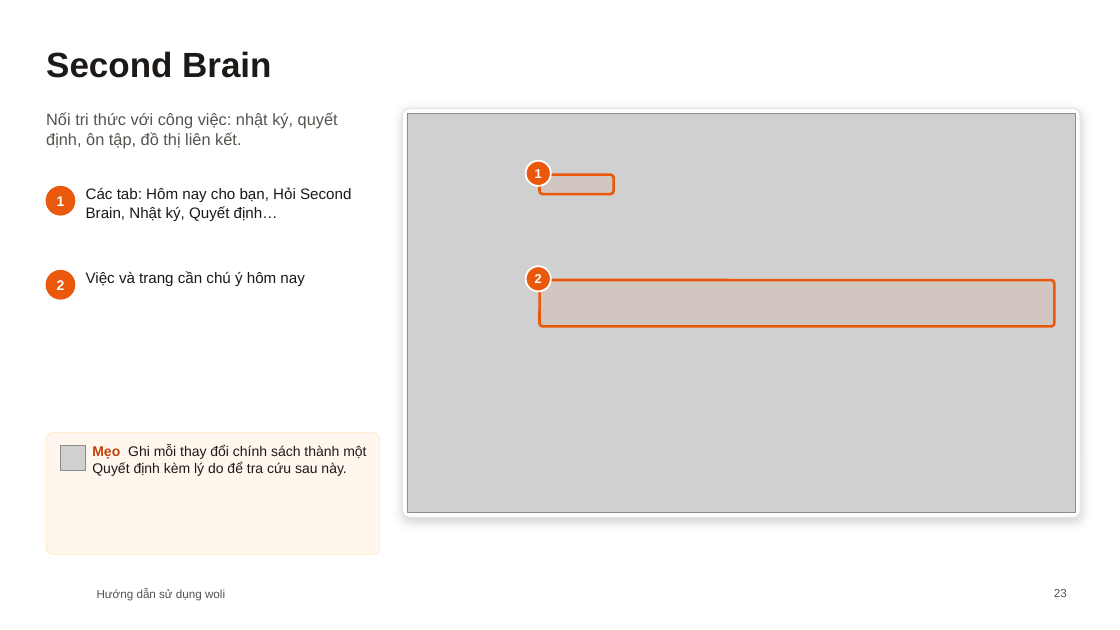
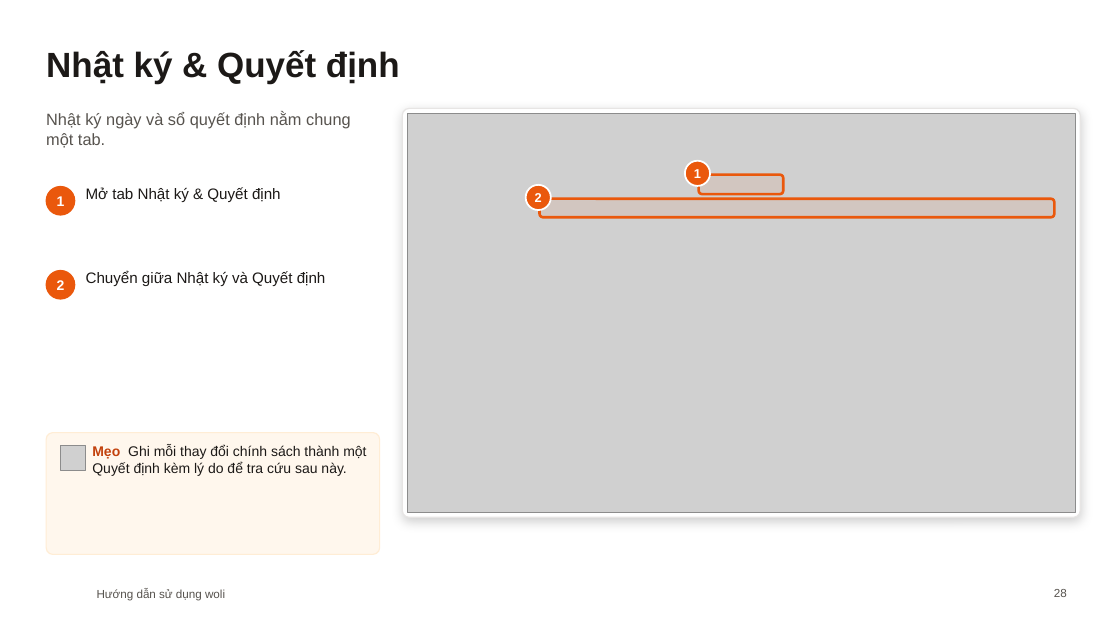
Before and after one commit to diuthihieu/hr-task-managent-CL, a slide deck: slide 28 of docs/woli-Huong-dan-su-dung.pptx (slide 23 before the commit). Drawn at 1120x630 pixels with LibreOffice and Linux fonts; fonts in the diff are those of the drawing; grey boxes stand for pictures; background and template pictures are left out. Boxes give left, top, right and bottom in pixels: in the first picture for what was removed or moved away, otherwise in the second. Text is boxed around its words. In the diff, an @@ line names an element or a change of style, - is before the commit and + after.

```diff
--- a/docs/woli-Huong-dan-su-dung.pptx
+++ b/docs/woli-Huong-dan-su-dung.pptx
@@ title at box(46, 50, 400, 84): text changed @@
-Second Brain
+Nhật ký & Quyết định
@@ text at box(46, 112, 351, 148): text changed @@
-Nối tri thức với công việc: nhật ký, quyết định, ôn tập, đồ thị liên kết.
+Nhật ký ngày và sổ quyết định nằm chung một tab.
@@ text "1": place and size @@
-text "1" at box(535, 169, 542, 178)
+text "1" at box(694, 169, 701, 178)
@@ ellipse: place and size @@
-ellipse at box(526, 160, 551, 186)
+ellipse at box(685, 160, 710, 186)
@@ rounded rectangle: place and size @@
-rounded rectangle at box(539, 175, 613, 194)
+rounded rectangle at box(699, 175, 784, 194)
@@ text at box(86, 187, 281, 202): text changed @@
-Các tab: Hôm nay cho bạn, Hỏi Second Brain, Nhật ký, Quyết định…
+Mở tab Nhật ký & Quyết định
@@ text "2": place and size @@
-text "2" at box(535, 274, 542, 283)
+text "2" at box(535, 193, 542, 202)
@@ ellipse: place and size @@
-ellipse at box(526, 266, 551, 292)
+ellipse at box(526, 185, 551, 210)
@@ rounded rectangle: place and size @@
-rounded rectangle at box(539, 280, 1054, 326)
+rounded rectangle at box(539, 199, 1054, 218)
@@ rounded rectangle at box(539, 199, 1054, 218): proportions changed @@
@@ text at box(86, 271, 326, 286): text changed @@
-Việc và trang cần chú ý hôm nay
+Chuyển giữa Nhật ký và Quyết định
```
Also in this commit, not shown: 2 other slides changed, 5 slides added, 5 other files.
